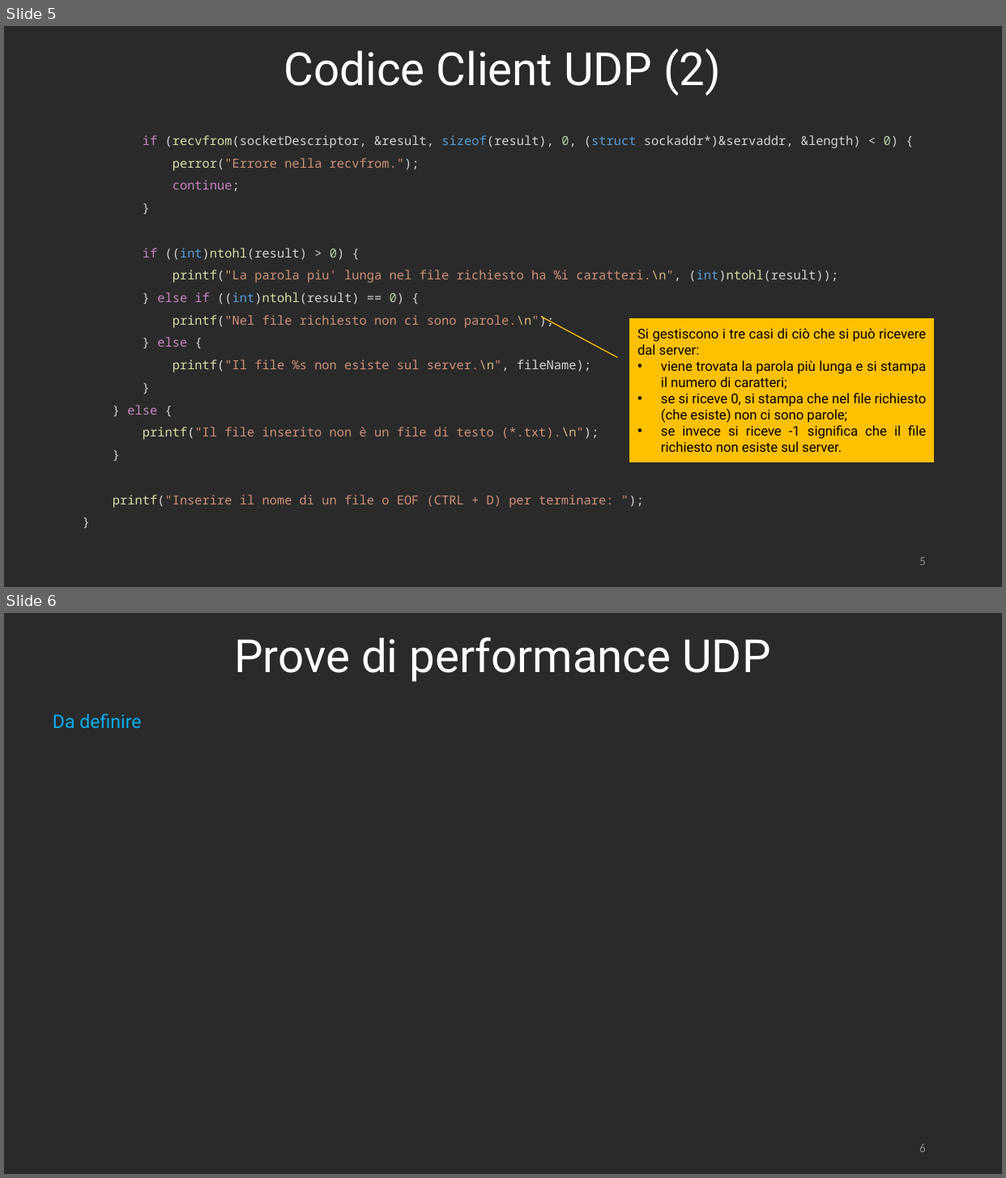
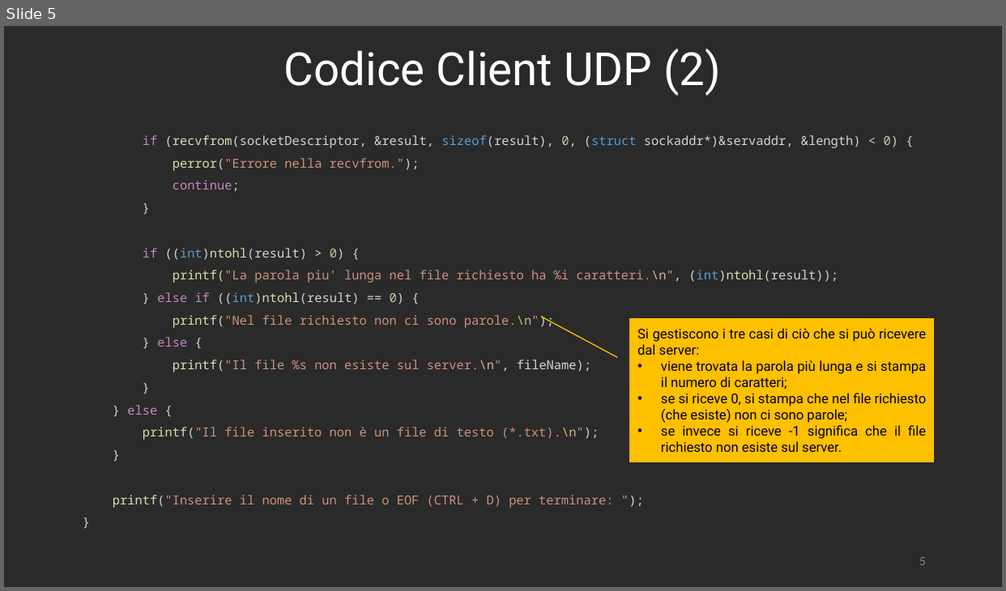
Before and after one commit to RetiCalc-Unibo/progetto3, a slide deck: Presentazione.pptx. Shown one above the other, each under a label of ours: slides 5 and 6 before the commit, slide 5 after it. The pictures are 1006x1178 and 1006x591 pixels, drawn with LibreOffice and Linux fonts; fonts in the diff are those of the drawing. Boxes give left, top, right and bottom in pixels: in the first picture for what was removed or moved away, otherwise in the second. Text is boxed around its words. In the diff, an @@ line names an element or a change of style, - is before the commit and + after.

```diff
--- a/Presentazione.pptx
+++ b/Presentazione.pptx
@@ slide 6 removed at [4, 613, 1002, 1174], background #2A2A2A @@
@@ title removed at [234, 637, 770, 682] @@
-Prove di performance UDP
@@ text removed at [53, 713, 141, 728] @@
-Da definire
@@ page number removed at [919, 1144, 926, 1152] @@
-6
```
Also in this commit, not shown: 2 slides changed, 1 other file.
